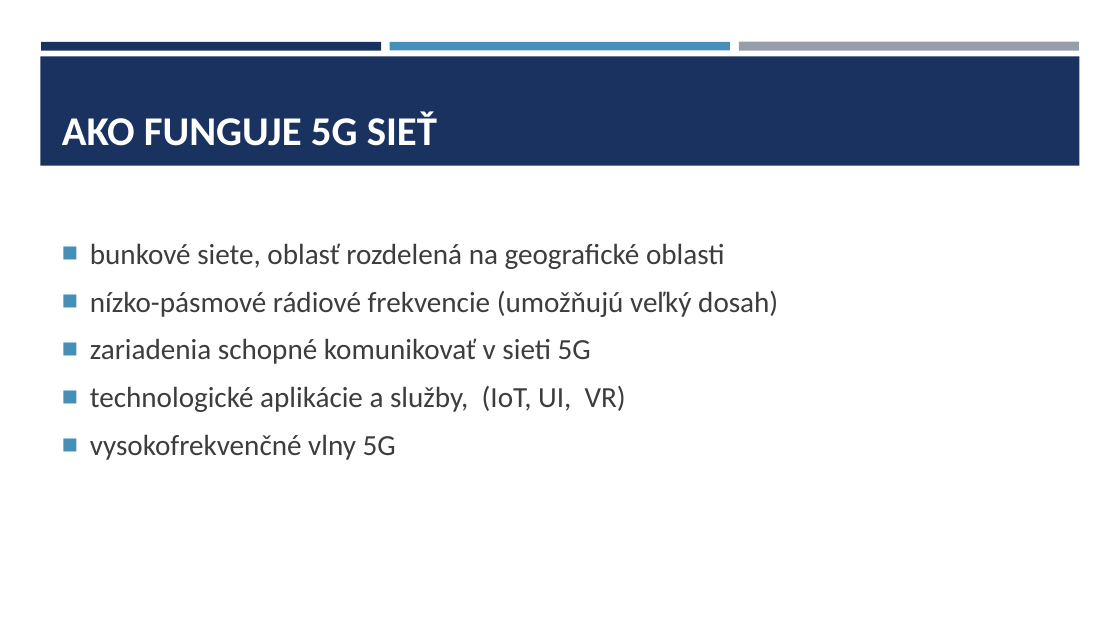
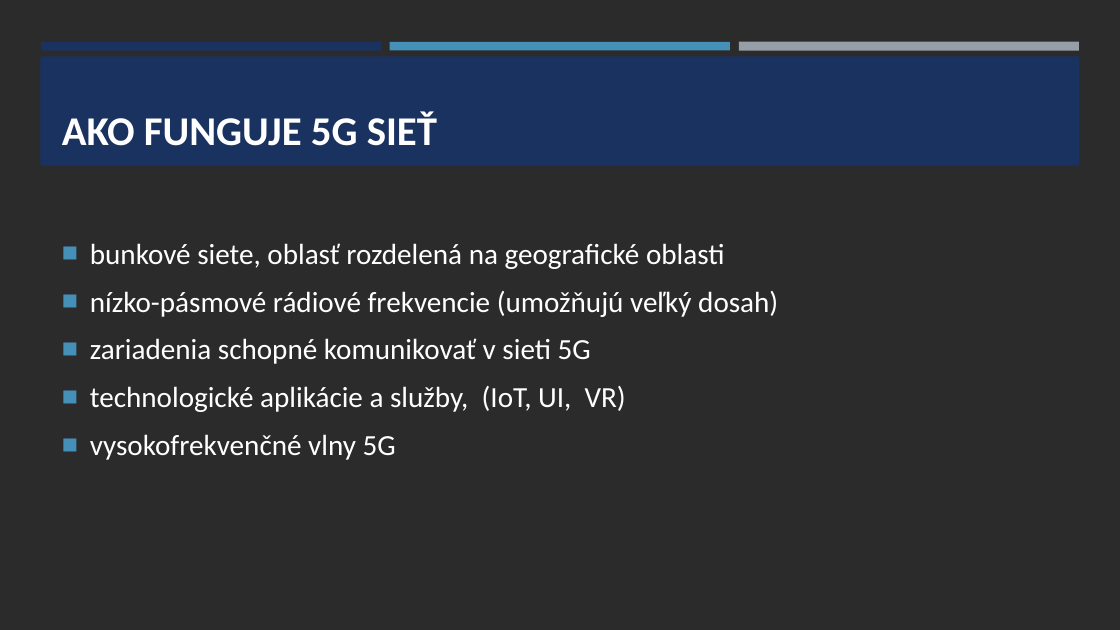
Before and after one commit to Stypec/Rocnikovy-projekt, a slide deck: slide 4 of 5g sieť.pptx. Drawn at 1120x630 pixels with LibreOffice and Linux fonts; fonts in the diff are those of the drawing; background and template pictures are left out; a plain dark background stands for a picture behind light text. Boxes give left, top, right and bottom in pixels: in the first picture for what was removed or moved away, otherwise in the second. Text is boxed around its words. In the diff, an @@ line names an element or a change of style, - is before the commit and + after.

```diff
--- a/5g sieť.pptx
+++ b/5g sieť.pptx
@@ background #FFFFFF to picture (left out) @@
@@ text "bunkové siete, oblasť rozdelená na ..." at (90, 243, 778, 460): text colour #3D3D3D to #FFFFFF @@
```
Also in this commit, not shown: 5 other slides changed, 1 other file.
